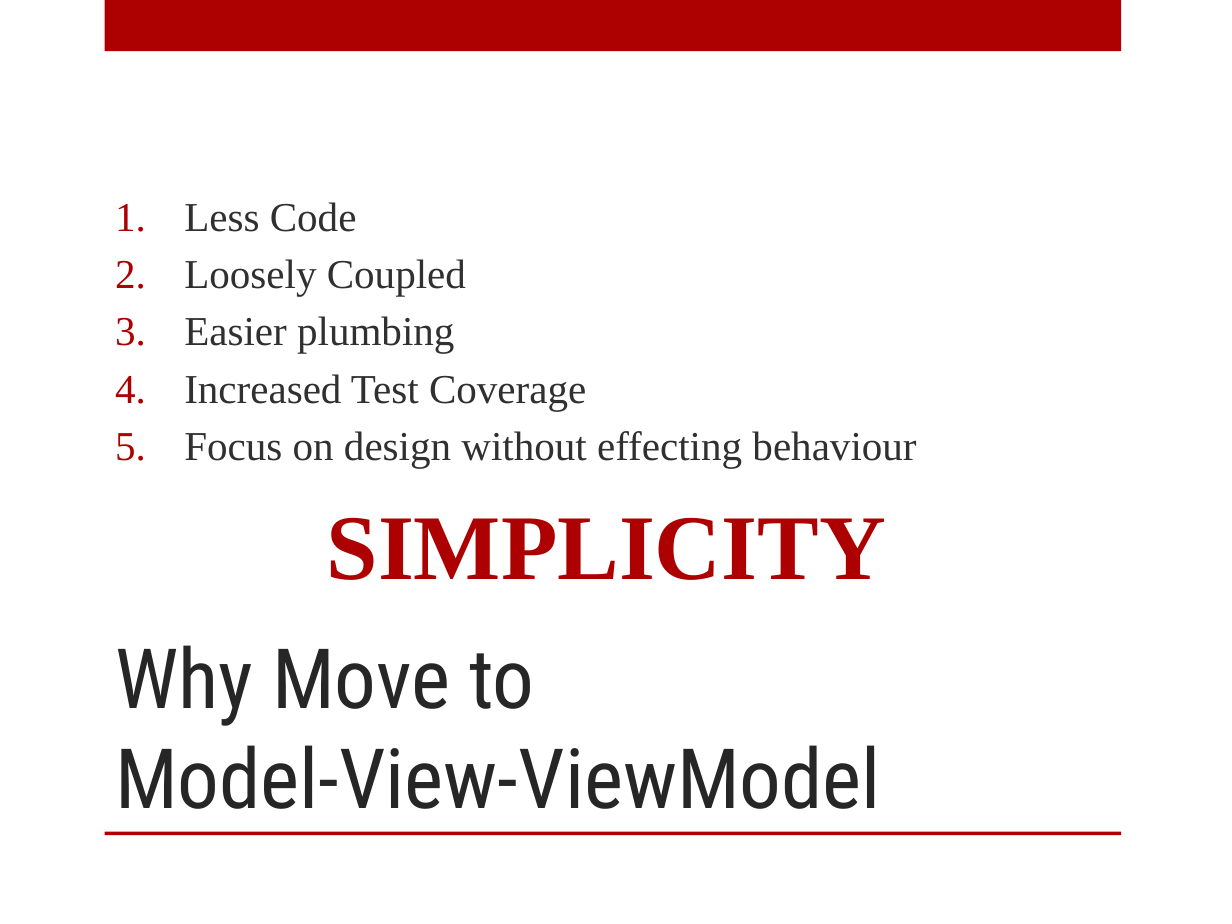
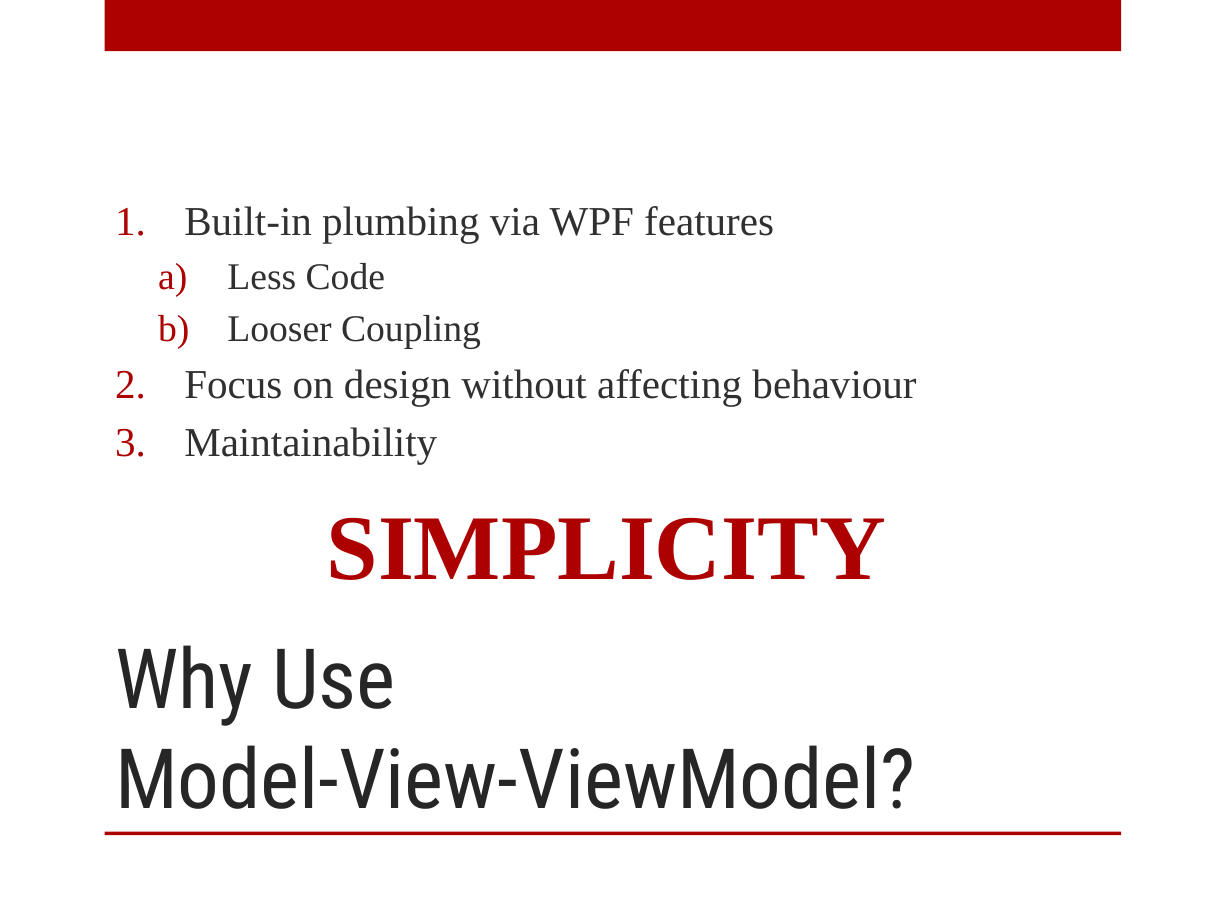
Before and after one commit to arcresources/MVPtoMVVM, a slide deck: slide 6 of docs/MVP to MVVM.pptx (slide 5 before the commit). Drawn at 1232x924 pixels with LibreOffice and Linux fonts; fonts in the diff are those of the drawing; background and template pictures are left out. Boxes give left, top, right and bottom in pixels: in the first picture for what was removed or moved away, otherwise in the second. Text is boxed around its words. In the diff, an @@ line names an element or a change of style, - is before the commit and + after.

```diff
--- a/docs/MVP to MVVM.pptx
+++ b/docs/MVP to MVVM.pptx
@@ text at <box>184,206,774,243</box>: paragraph added @@
+1. Built-in plumbing via WPF features
@@ text at <box>227,263,385,290</box>: size 24 to 22 pt in "Less Code"; bullet 1. to a); list level 1 to 2 in "Less Code" @@
@@ text at <box>184,315,916,464</box>: text changed @@
-2. Loosely Coupled
-3. Easier plumbing
-4. Increased Test Coverage
-5. Focus on design without effecting behaviour
+  b) Looser Coupling
+2. Focus on design without affecting behaviour
+3. Maintainability
@@ title at <box>115,645,916,809</box>: text changed @@
-Why Move to
-Model-View-ViewModel
+Why Use
+Model-View-ViewModel?
```
Also in this commit, not shown: 3 other slides changed, 3 slides added.
